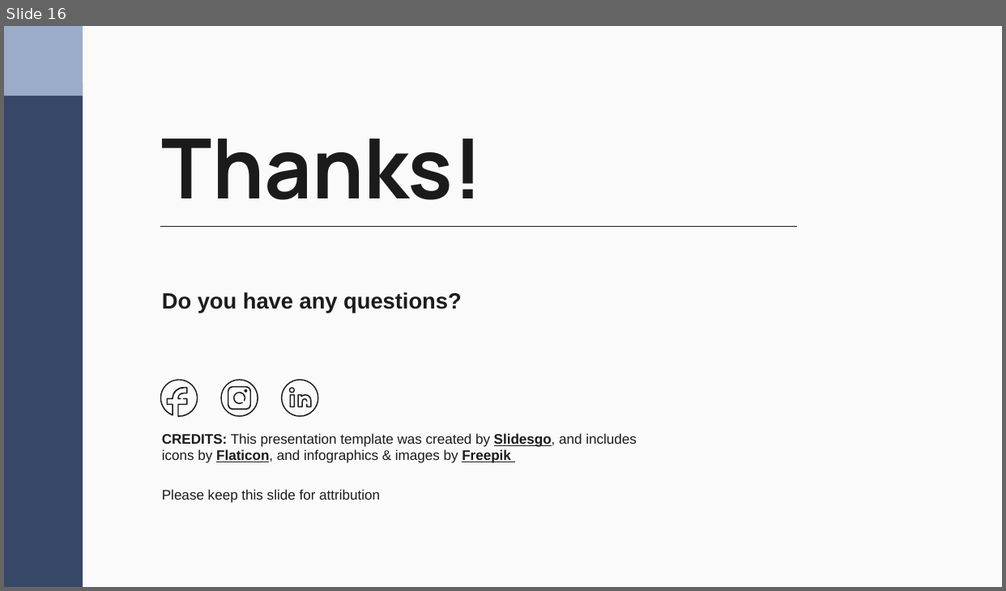
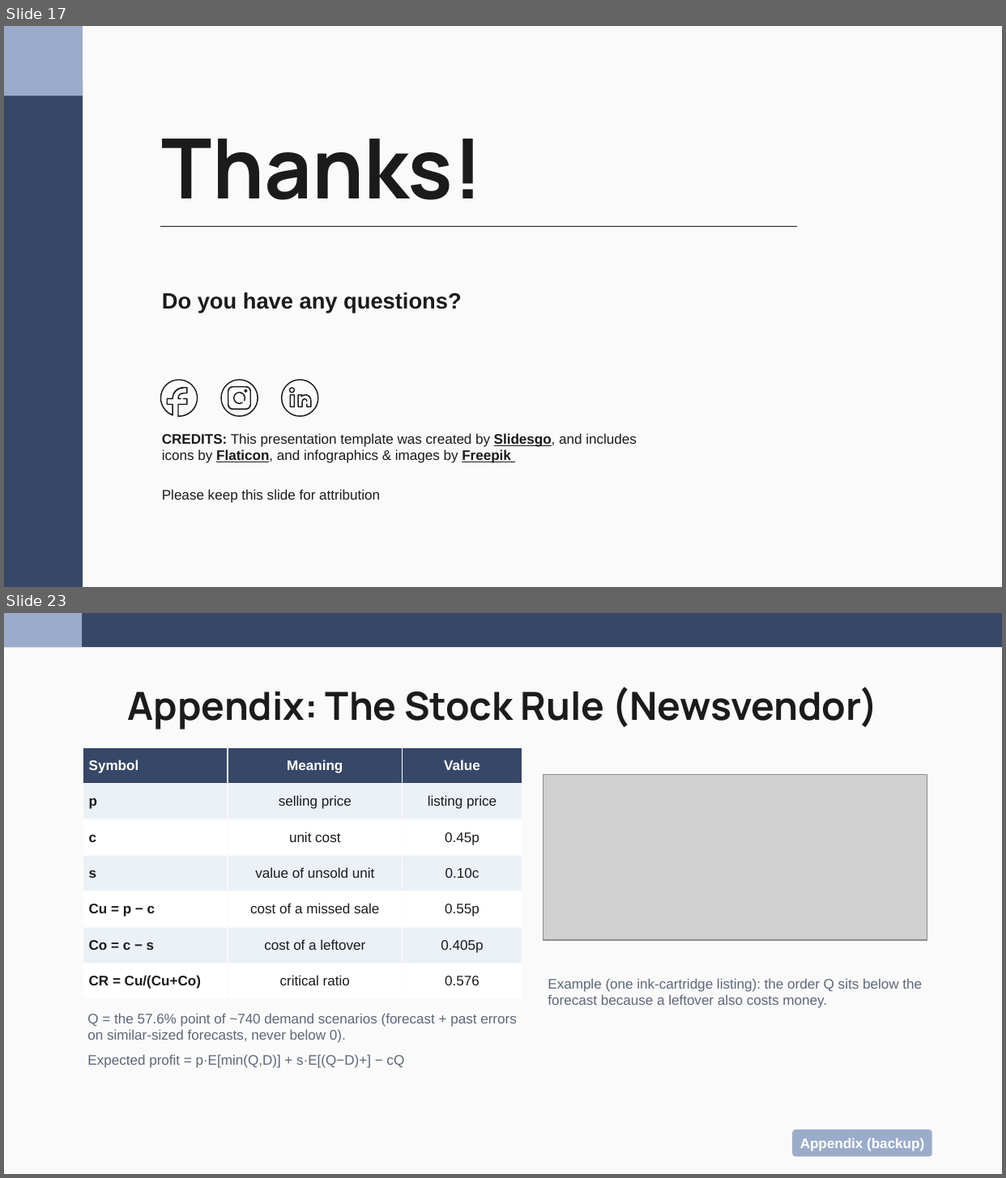
Before and after one commit to nakimagine/hello-world, a slide deck: Group_3_Amazon_Office_Electronic_Slides.pptx. Shown one above the other, each under a label of ours: slide 16 before the commit, slides 17 and 23 after it; the slides between them are not shown. The pictures are 1006x591 and 1006x1178 pixels, drawn with LibreOffice and Linux fonts; fonts in the diff are those of the drawing; grey boxes stand for pictures. Boxes give left, top, right and bottom in pixels: in the first picture for what was removed or moved away, otherwise in the second. Text is boxed around its words. In the diff, an @@ line names an element or a change of style, - is before the commit and + after.

```diff
--- a/Group_3_Amazon_Office_Electronic_Slides.pptx
+++ b/Group_3_Amazon_Office_Electronic_Slides.pptx
@@ slide 23 added at box(4, 613, 1002, 1174), background #FAFAFA @@
@@ rectangle added at box(4, 613, 1002, 647), fill #374768 @@
@@ rectangle added at box(4, 613, 82, 647), fill #9BACCA @@
@@ title added at box(128, 687, 879, 730), 28 pt, text #1B1B1B, bold @@
+Appendix: The Stock Rule (Newsvendor)
@@ table added at box(83, 747, 522, 999), 7 rows, 3 columns @@
+Symbol | Meaning | Value
+p | selling price | listing price
+c | unit cost | 0.45p
+s | value of unsold unit | 0.10c
+Cu = p − c | cost of a missed sale | 0.55p
+Co = c − s | cost of a leftover | 0.405p
+CR = Cu/(Cu+Co) | critical ratio | 0.576
@@ picture added at box(543, 775, 927, 940) @@
@@ text added at box(548, 978, 922, 1008), 10 pt, text #5E677A @@
+Example (one ink-cartridge listing): the order Q sits below the forecast because a leftover also costs money.
@@ text added at box(87, 1013, 517, 1068), 10 pt, text #5E677A @@
+Q = the 57.6% point of ~740 demand scenarios (forecast + past errors on similar-sized forecasts, never below 0).
+Expected profit = p·E[min(Q,D)] + s·E[(Q−D)+] − cQ
@@ rounded rectangle added at box(792, 1130, 932, 1157), fill #9BACCA, 10 pt, text #FFFFFF, bold @@
+Appendix (backup)
@@ what was slide 16 is now slide 17 @@
```
Also in this commit, not shown: 8 other slides added.
